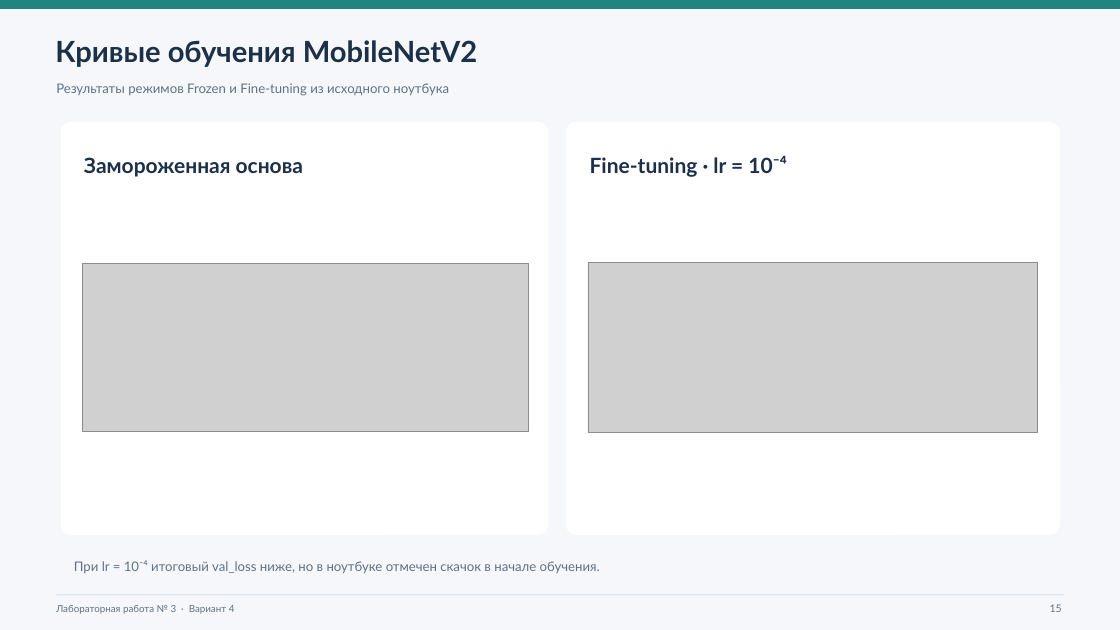
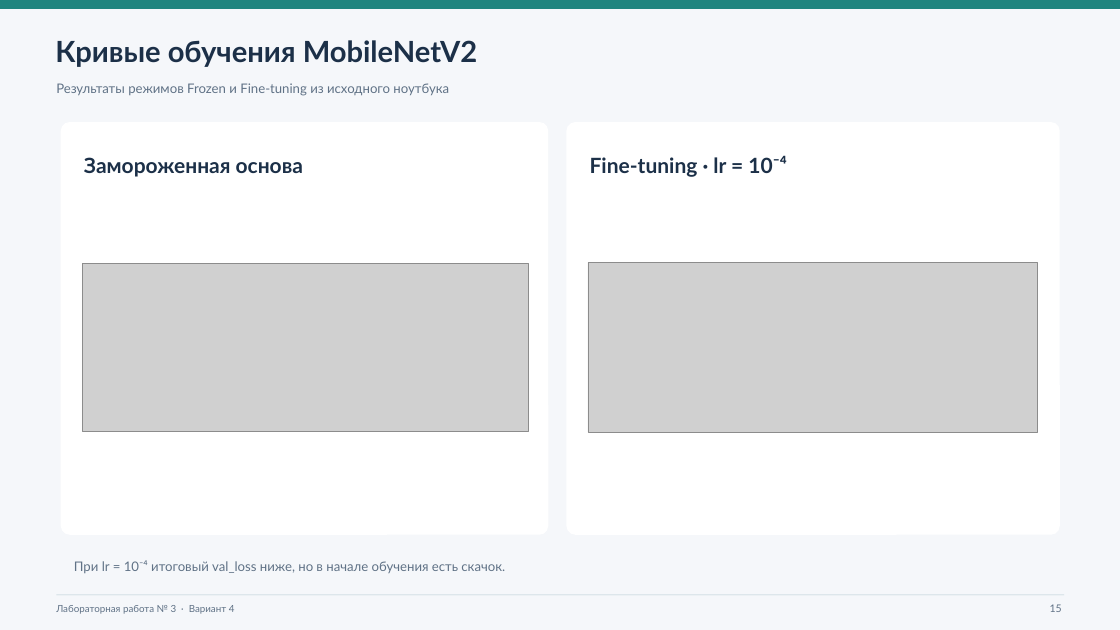
Before and after one commit to Travkova/NN_Labs, a slide deck: slide 15 of лаб3/Лабораторная_3_вариант_4_презентация.pptx. Drawn at 1120x630 pixels with LibreOffice and Linux fonts; fonts in the diff are those of the drawing; grey boxes stand for pictures. Boxes give left, top, right and bottom in pixels: in the first picture for what was removed or moved away, otherwise in the second. Text is boxed around its words. In the diff, an @@ line names an element or a change of style, - is before the commit and + after.

```diff
--- a/лаб3/Лабораторная_3_вариант_4_презентация.pptx
+++ b/лаб3/Лабораторная_3_вариант_4_презентация.pptx
@@ text at [74,560,505,573]: text changed @@
-При lr = 10⁻⁴ итоговый val_loss ниже, но в ноутбуке отмечен скачок в начале обучения.
+При lr = 10⁻⁴ итоговый val_loss ниже, но в начале обучения есть скачок.
```
Also in this commit, not shown: 8 other slides changed.
